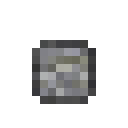
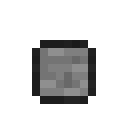
Layer changes from the first 128px x 128px image to the second:
added group "square" with 7 layers over [32, 40, 96, 104]
renamed "Layer" to "border", opacity 50% → 75%, moved it into group "square" over [32, 40, 96, 104]
renamed "Layer Group" to "textures", moved it into group "square" over [32, 40, 96, 104]
renamed "Pasted Layer #2" to "andesite", hid it over [32, 40, 96, 104]
renamed "Pasted Layer #1" to "granite", hid it over [32, 40, 96, 104]
renamed "Pasted Layer" to "diorite", hid it over [32, 40, 96, 104]
